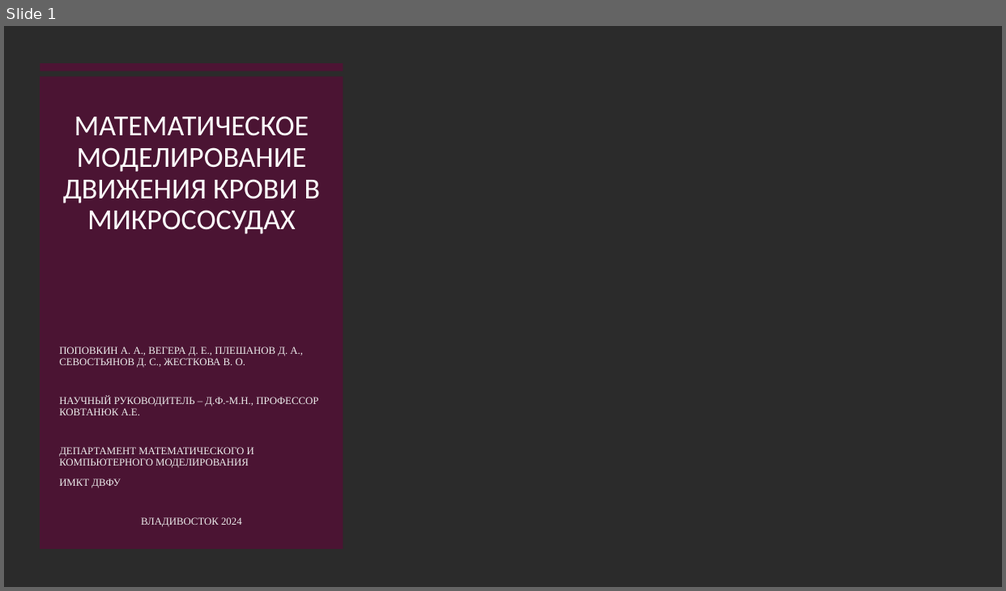
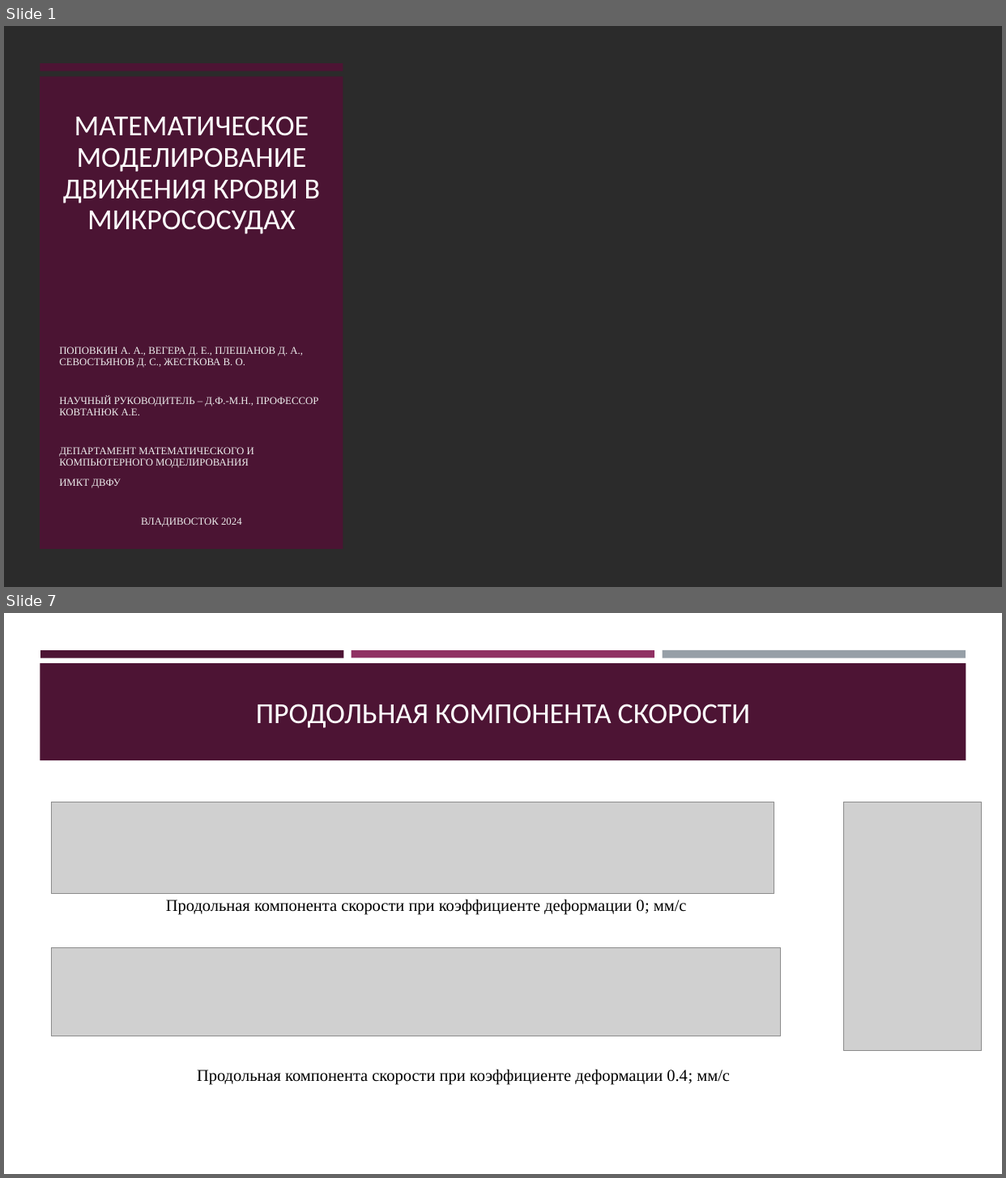
Before and after one commit to Jrol123/Blood_Science, a slide deck: f_docs/Презентация.pptx. Shown one above the other, each under a label of ours: slide 1 before the commit, slides 1 and 7 after it; the slides between them are not shown. The pictures are 1006x591 and 1006x1178 pixels, drawn with LibreOffice and Linux fonts; fonts in the diff are those of the drawing; grey boxes stand for pictures; background and template pictures are left out; a plain dark background stands for a picture behind light text. Boxes give left, top, right and bottom in pixels: in the first picture for what was removed or moved away, otherwise in the second. Text is boxed around its words. In the diff, an @@ line names an element or a change of style, - is before the commit and + after.

```diff
--- a/f_docs/Презентация.pptx
+++ b/f_docs/Презентация.pptx
@@ slide 7 added at (4, 613, 1002, 1174), background #FFFFFF @@
@@ rectangle added at (40, 650, 344, 658), fill #4D1434 @@
@@ rectangle added at (351, 650, 654, 658), fill #903163 @@
@@ rectangle added at (662, 650, 965, 658), fill #969FA7 @@
@@ rectangle added at (40, 663, 966, 760), fill #4D1434 @@
@@ title added at (256, 704, 750, 728), 28 pt, text #FFFFFF @@
+ПРОДОЛЬНАЯ КОМПОНЕНТА СКОРОСТИ
@@ picture added at (52, 803, 774, 894) @@
@@ picture added at (844, 803, 982, 1051) @@
@@ text added at (166, 899, 687, 915), 16 pt, text #000000 @@
+Продольная компонента скорости при коэффициенте деформации 0; мм/с
@@ picture added at (52, 948, 781, 1036) @@
@@ text added at (197, 1069, 730, 1085), 16 pt, text #000000 @@
+Продольная компонента скорости при коэффициенте деформации 0.4; мм/с
```
Also in this commit, not shown: 1 slide changed, 8 other slides added, 1 slide removed, 2 other files.
